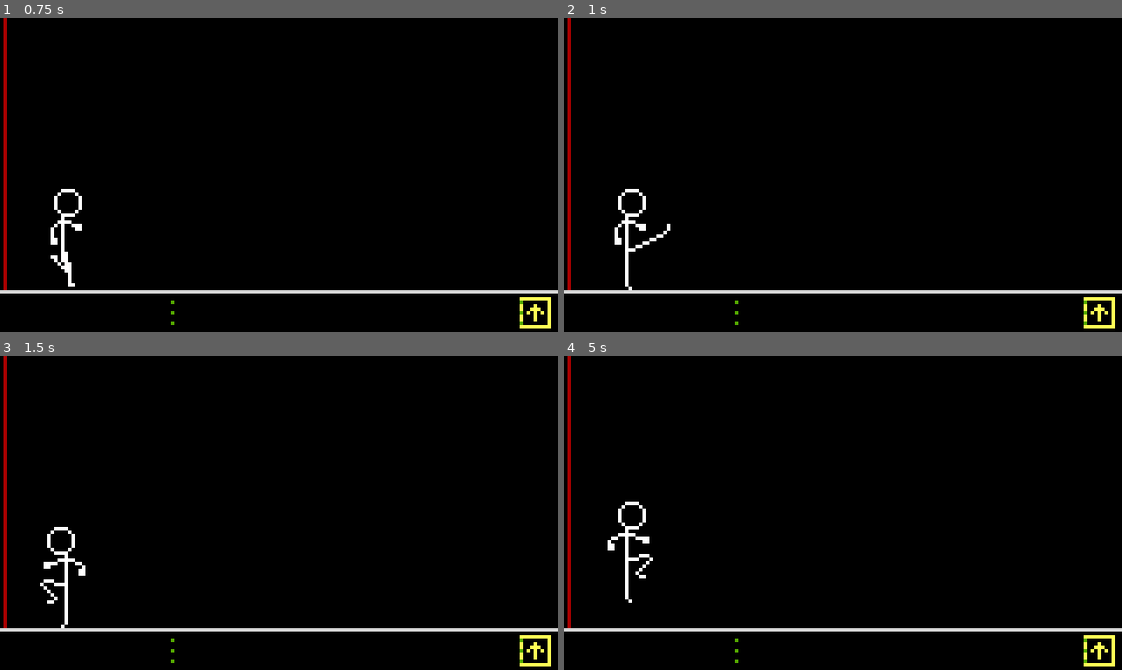
Above: before the commit, frames 1-4 (two rows, left to right).
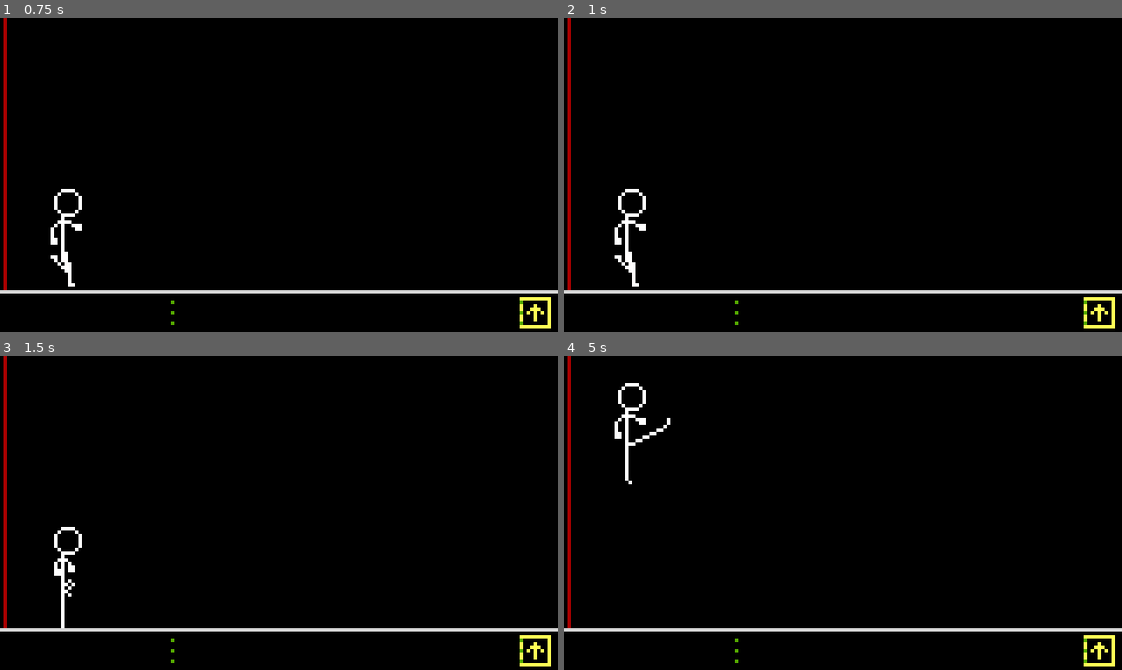
Above: after the commit, the same moments.

Repository: rocketCarlos/JumpingStickman
Game: Godot game, scene res://scenes/node_2d.tscn
The game is run twice, just before and just after one commit, with the same random seed, the same clock (stepped at 60 frames per second) and the same inputs.
Inputs:
- Up to frame 1 (0.75 s): tap Right (front_kick) at 0.6 s
- Up to frame 2 (1 s): tap Space (jump) at 0.77 s; tap Left (spin_kick) at 0.8 s
- Up to frame 3 (1.5 s): tap Space (jump) at 1.07 s; tap Left (spin_kick) at 1.35 s
- Up to frame 4 (5 s): tap Space (jump) at 1.52, 1.55, 1.82, 2.1, 3.02, 3.32, 3.77, 3.8, 4.07, 4.52, 4.82 s; tap Right (front_kick) at 2.3, 2.85, 4.35 s; tap Left (spin_kick) at 3.05, 3.6 s

Frame 1 is identical in both runs. In frame 2, 0.3% of the frame differs, in the area x 9-20%, y 65-87%; in frame 3, 0.7%; in frame 4, 1.0%, in the area x 7-20%, y 8-79%.

Commit message:
Added action stack

Diff:
--- a/scenes/player.tscn
+++ b/scenes/player.tscn
@@ -134,10 +134,6 @@
 [sub_resource type="AtlasTexture" id="AtlasTexture_q1vjb"]
 atlas = ExtResource("2_ekn3o")
 region = Rect2(627, 0, 33, 35)
-
-[sub_resource type="AtlasTexture" id="AtlasTexture_t0kfo"]
-atlas = ExtResource("2_ekn3o")
-region = Rect2(594, 0, 33, 35)
 
 [sub_resource type="SpriteFrames" id="SpriteFrames_t4ntt"]
 animations = [{
@@ -159,19 +155,19 @@
 "duration": 1.0,
 "texture": SubResource("AtlasTexture_4bv7u")
 }, {
-"duration": 3.0,
+"duration": 11.0,
 "texture": SubResource("AtlasTexture_2jnyb")
 }, {
-"duration": 0.5,
+"duration": 1.0,
 "texture": SubResource("AtlasTexture_ocipm")
 }, {
-"duration": 8.0,
+"duration": 11.0,
 "texture": SubResource("AtlasTexture_fhku7")
 }, {
-"duration": 0.7,
+"duration": 1.0,
 "texture": SubResource("AtlasTexture_qen7k")
 }, {
-"duration": 0.7,
+"duration": 1.0,
 "texture": SubResource("AtlasTexture_o4mdf")
 }],
 "loop": false,
@@ -260,9 +256,6 @@
 }, {
 "duration": 1.0,
 "texture": SubResource("AtlasTexture_q1vjb")
-}, {
-"duration": 1.0,
-"texture": SubResource("AtlasTexture_t0kfo")
 }],
 "loop": false,
 "name": &"spin_kick",
@@ -279,7 +272,7 @@
 
 [node name="AnimatedSprite2D" type="AnimatedSprite2D" parent="."]
 sprite_frames = SubResource("SpriteFrames_t4ntt")
-animation = &"spin_kick"
+animation = &"front_kick"
 autoplay = "run"
 
 [node name="CollisionShape2D" type="CollisionShape2D" parent="."]
--- a/scripts/player.gd
+++ b/scripts/player.gd
@@ -2,6 +2,13 @@
 
 '''
 Player
+
+current_state evolution:
+	starts at default. changes to a specific action when input recieved. when animation is playing,
+	a timer starts. until that timer stops, the state remains in the action one. once the timer
+	timeouts, current_state is accept stack to register inputs. timeout MUST happen before the
+	animation ends. the state will remain accept_stack until the animation ends and it changes to
+	default again
 '''
 
 #region scene nodes
@@ -16,6 +23,7 @@
 	SPIN_KICK,
 	UPPERCAT,
 	DOWNWARDS_PUNCH,
+	ACCEPT_STACK, # when an action isn't finished but inputs are accepted to be executed after the current action
 	DEAD, # when game over
 }
 
@@ -23,22 +31,24 @@
 #endregion
 
 #region constants
-const JUMP_VELOCITY: float = -250.0
-const GRAVITY: Vector2 = Vector2(0, 800.0)
+# distance from the floor at which jumps can be registered and performed
+const JUMP_THRESHOLD: float = 5.0
 
-const JUMP_THRESHOLD: float = 5.0
+# ideally, the time that all animations take to finish (in seconds)
+const ANIMATION_DURATION: float = 0.875
+# amount of time before the end of an action at which we start stacking actions to be executed at
+# the end of the current action (in seconds)
+const INPUT_THRESHOLD: float = 0.25
 #endregion
 
 #region attributes
 var FLOOR_LEVEL = 0.0
 var JUMP_LEVEL = -45.0
 
-var jumping: bool = false
-
 var gravity_tween: Tween
 var jump_tween: Tween
 
-var action_stack
+var action_stack: Array = []
 #endregion
 
 #region ready and process
@@ -52,7 +62,8 @@
 		states.DEFAULT:
 			'''
 			State default:
-				there is no action being performed, user can input a new action
+				there is no action being performed, user can input a new action or one will be
+				picked from the action stack (if any)
 				manages animation between falling and running
 			'''
 			# ----------------------------
@@ -65,6 +76,13 @@
 			# ----------------------------
 			# handle actions
 			# ----------------------------
+			# if there are actions in the action stack, take the newest one and  clear the stack
+			# if there's another action registered this frame, it is the used, as is the newest one
+			if action_stack.size() > 0:
+				current_state = action_stack[-1]
+				action_stack = []
+				print("took an action from the stack: ", current_state)
+
 			# jump: player can jump if close enough to the floor
 			if Input.is_action_just_pressed("jump") and abs(position.y - FLOOR_LEVEL) < JUMP_THRESHOLD:
 				current_state = states.JUMP
@@ -75,8 +93,24 @@
 			elif Input.is_action_just_pressed("spin_kick"):
 				current_state = states.SPIN_KICK
 
+		states.ACCEPT_STACK:
+			'''
+			State accept stack:
+				Registers actions and places them in the stack while an animation is about to end.
+				When the state goes back to default, which will happen when the currently playing
+				animation ends, the stack is checked to execute another action
+			'''
+			# jump: player can jump if close enough to the floor
+			if Input.is_action_just_pressed("jump") and abs(position.y - FLOOR_LEVEL) < JUMP_THRESHOLD:
+				action_stack.append(states.JUMP)
+			# front kick
+			elif Input.is_action_just_pressed("front_kick"):
+				action_stack.append(states.FRONT_KICK)
+			# spin kick
+			elif Input.is_action_just_pressed("spin_kick"):
+				action_stack.append(states.SPIN_KICK)
+
 		states.JUMP:
-			jumping = true
 			# perform the jump in the correct frame
 			if animation.animation == "jump":
 				if animation.frame == 2:
@@ -96,6 +130,7 @@
 				animation.play("front_kick")
 				stop_jump()
 				stop_gravity()
+				prepare_stack()
 				# return to the default status when the animation is finished
 				await animation.animation_finished
 				current_state = states.DEFAULT
@@ -106,6 +141,7 @@
 				animation.play("spin_kick")
 				stop_jump()
 				stop_gravity()
+				prepare_stack()
 				# return to the default status when the animation is finished
 				await animation.animation_finished
 				current_state = states.DEFAULT
@@ -114,63 +150,7 @@
 	move_and_slide()
 #endregion
 
-'''
-		# default state: player can input actions
-		states.DEFAULT:
-			if position.y == FLOOR_LEVEL:
-				if animation.animation != "run":
-					animation.play("run")
-
-				# handle jump
-				if Input.is_action_just_pressed("jump"):
-					current_state = states.ACTION
-					current_action = actions.JUMP
-
-			elif animation.animation != "jump" and not gravity_tween: # if not in the floor and not jumping, simulate gravity
-				gravity_tween = get_tree().create_tween().set_trans(Tween.TRANS_EXPO).set_ease(Tween.EASE_IN)
-				gravity_tween.tween_property(self, "position", Vector2(position.x, FLOOR_LEVEL), 0.5)
-				await gravity_tween.finished
-				gravity_tween = null
-
-			# handle actions
-			if Input.is_action_just_pressed("front_kick"):
-				current_state = states.ACTION
-				current_action = actions.FRONT_KICK
-
-		states.ACTION:
-			# when an action is performed (and is not a jump),
-			# delete gravity or jump tweeners to stop the motion
-			if current_action != actions.JUMP:
-				if gravity_tween:
-					gravity_tween.stop()
-					gravity_tween = null
-				if jump_tween:
-					jump_tween.stop()
-					jump_tween = null
-
-			match current_action:
-				actions.JUMP:
-					if animation.animation != "jump":
-						animation.play("jump")
-					elif animation.frame == 3 and not jump_tween: # start moving the player upwards matching the animation
-						jump_tween = get_tree().create_tween().set_trans(Tween.TRANS_CIRC).set_ease(Tween.EASE_OUT)
-						jump_tween.tween_property(self, "position", Vector2(position.x, JUMP_LEVEL), 0.25)
-						# we change to default state to be able to interrupt the jump animation
-						current_state = states.DEFAULT
-						await jump_tween.finished
-						# set the sprite to the falling one
-						animation.animation = "fall"
-						jump_tween = null
-						current_state = states.DEFAULT
-
-				actions.FRONT_KICK:
-					if animation.animation != "front_kick":
-						animation.play("front_kick")
-						await animation.animation_finished
-						current_state = states.DEFAULT
-
-'''
-
+#region utility functions
 func resume_gravity() -> void:
 	# the falling time will be greater the higher the player is from the ground
 	# if player is at JUMP_LEVEL (highest possible), the falling time is 0.5 seconds and that times
@@ -183,7 +163,6 @@
 
 		gravity_tween = get_tree().create_tween().set_trans(Tween.TRANS_EXPO).set_ease(Tween.EASE_IN)
 		gravity_tween.tween_property(self, "position", Vector2(position.x, FLOOR_LEVEL), falling_time)
-		print(falling_time)
 
 		await gravity_tween.finished
 		gravity_tween = null
@@ -198,3 +177,13 @@
 	if gravity_tween:
 		gravity_tween.kill()
 		gravity_tween = null
+
+func prepare_stack() -> void:
+	# time to wait before start accepting actions
+	await get_tree().create_timer(ANIMATION_DURATION - INPUT_THRESHOLD).timeout
+
+	current_state = states.ACCEPT_STACK
+	action_stack = []
+
+
+#endregion
Not shown, added: dev_tips.txt
Not shown: 1 places in scenes/player.tscn that only renumber resources
